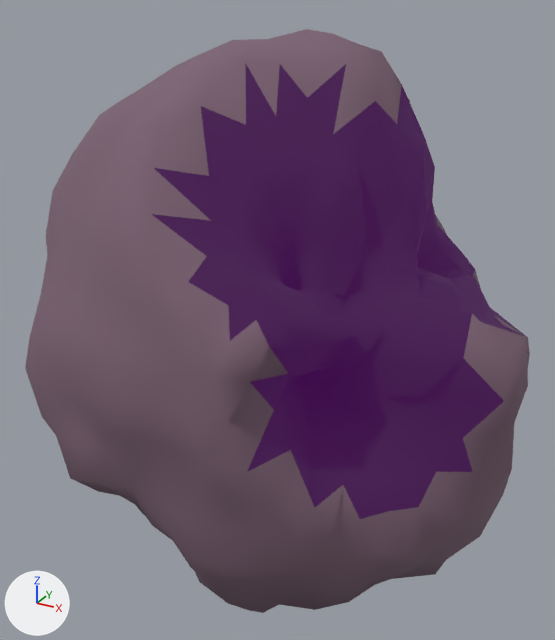
The glTF model assets/asteroids/asteroid_med_24.glb as it was, and as the next commit left it.
The view is the same before and after, from a 50 mm lens placed at (1.23, -2.28, 1.29), pointed at (-0.03, 0.02, 0.14). The axes (+X, +Y, +Z) are drawn at lower left. The lights are the same throughout. The picture after the commit comes second.

Script lines for the objects in view, before the commit:
```python
mat_crater_asteroid_med_24 = principled_material('Crater_asteroid_med_24')
mat_crater_asteroid_med_24.base_color = (0.02, 0.01, 0.02)  # black #271927
mat_crater_asteroid_med_24.roughness = 1.0
mat_crater_asteroid_med_24.emission_color = (0.042, 0.0, 0.063)  # dark purple #3a0047
mat_crater_asteroid_med_24.emission_strength = 1.0
me_icosphere = bpy.data.meshes.new('Icosphere')
me_icosphere.from_pydata(...)  # 642 vertices, 1280 faces; spans x -0.91..0.9, y -0.74..0.71, z -1.07..1.16
# faces by material slot: [970, 310]
me_icosphere.materials.append(mat_rock_asteroid_med_24)  # greyish purple #7c6273
me_icosphere.materials.append(mat_crater_asteroid_med_24)  # black #271927
ob_asteroid_med_24 = bpy.data.objects.new('asteroid_med_24', me_icosphere)
ob_asteroid_med_24.location = (0.0, 0.0, 0.0)
```
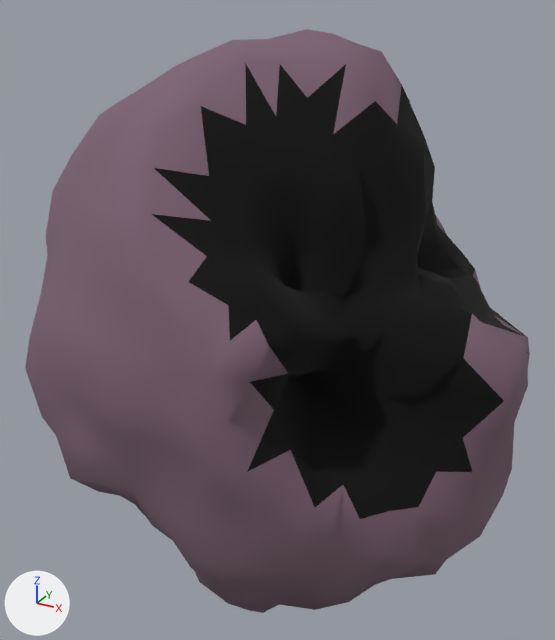
Boxes (x1, y1, x2, y2) around the edits, measured in the pictures (555 x 640 px):
'asteroid_med_24', recoloured, surface changed (greyish purple to black): (150, 62, 526, 521) in both

Patch to the scene script:
```diff
--- a/assets/asteroids/asteroid_med_24.glb.py
+++ b/assets/asteroids/asteroid_med_24.glb.py
@@ mat_crater_asteroid_med_24 @@
 mat_crater_asteroid_med_24 = principled_material('Crater_asteroid_med_24')
-mat_crater_asteroid_med_24.base_color = (0.02, 0.01, 0.02)  # black #271927
+mat_crater_asteroid_med_24.base_color = (0.0, 0.0, 0.0)  # black #000000
 mat_crater_asteroid_med_24.roughness = 1.0
-mat_crater_asteroid_med_24.emission_color = (0.042, 0.0, 0.063)  # dark purple #3a0047
-mat_crater_asteroid_med_24.emission_strength = 1.0
```
